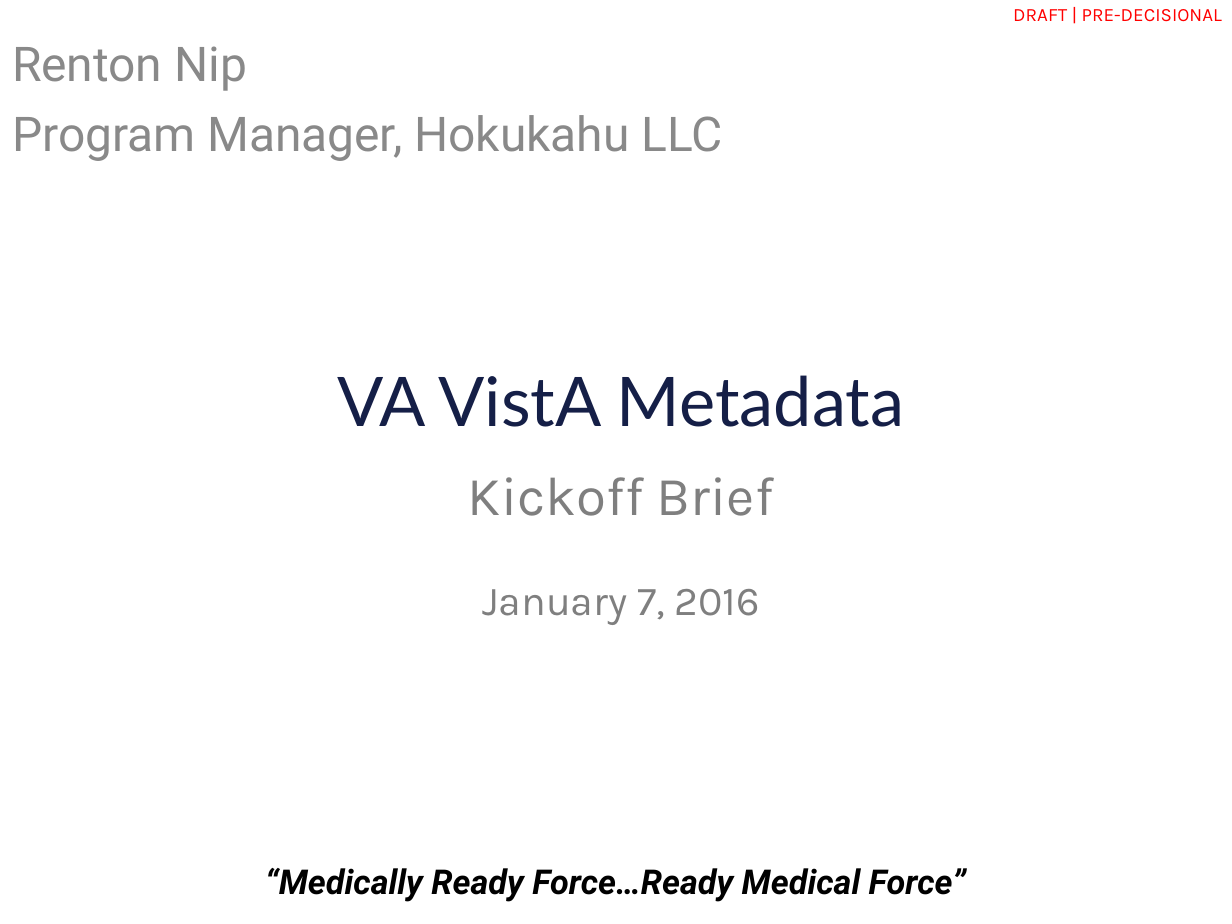
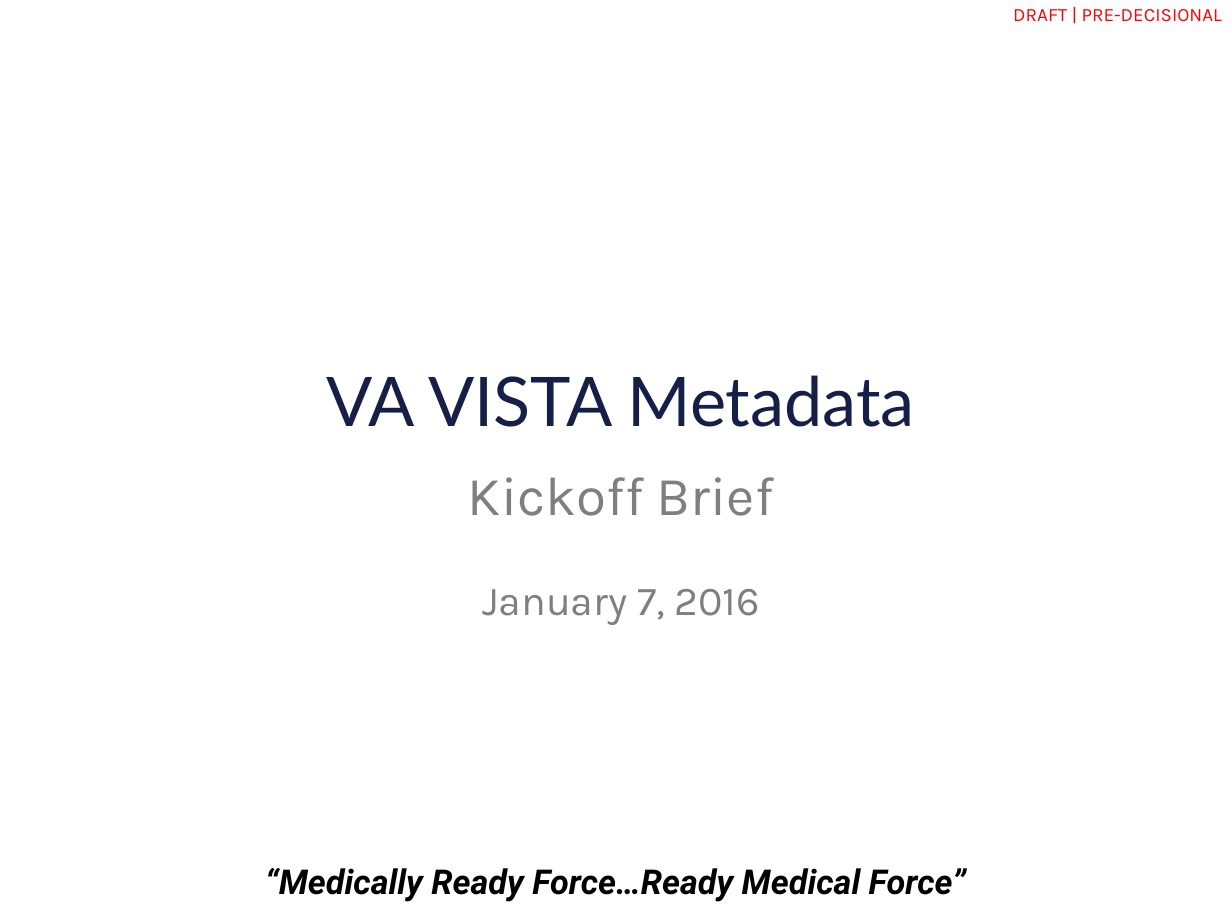
Before and after one commit to vistadataproject/documents, a slide deck: slide 1 of Submissions/src/VistA Metadata Kickoff Brief-2016-01-07.ppt. Drawn at 1232x924 pixels with LibreOffice and Linux fonts; fonts in the diff are those of the drawing; background and template pictures are left out. Boxes give left, top, right and bottom in pixels: in the first picture for what was removed or moved away, otherwise in the second. Text is boxed around its words. In the diff, an @@ line names an element or a change of style, - is before the commit and + after.

```diff
--- a/Submissions/src/VistA Metadata Kickoff Brief-2016-01-07.ppt
+++ b/Submissions/src/VistA Metadata Kickoff Brief-2016-01-07.ppt
@@ text removed at (12,46,722,161) @@
-Renton Nip
-Program Manager, Hokukahu LLC
@@ text at (326,375,915,427): text changed @@
-VA VistA Metadata
+VA VISTA Metadata
```
Also in this commit, not shown: 12 other slides changed, 6 other files.
